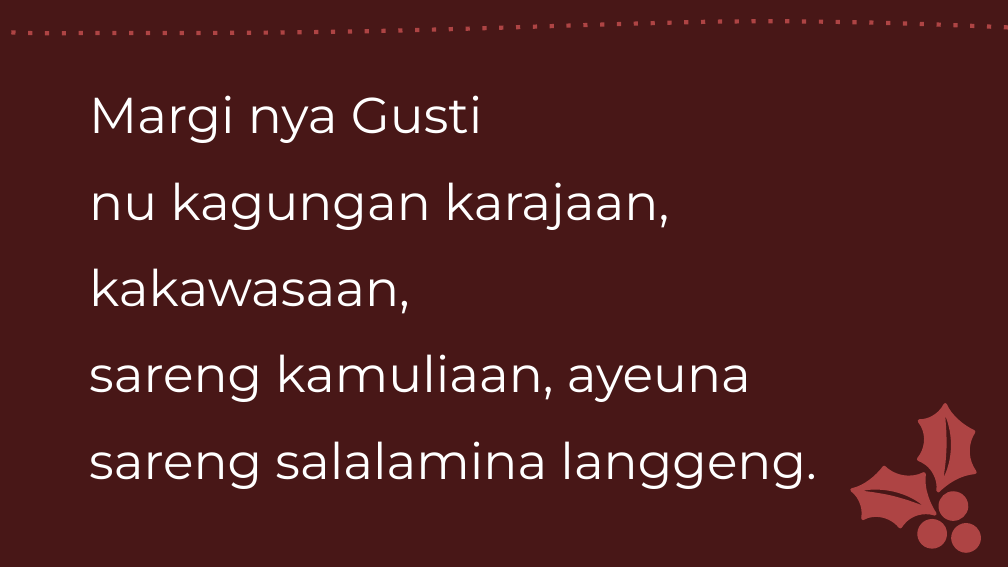
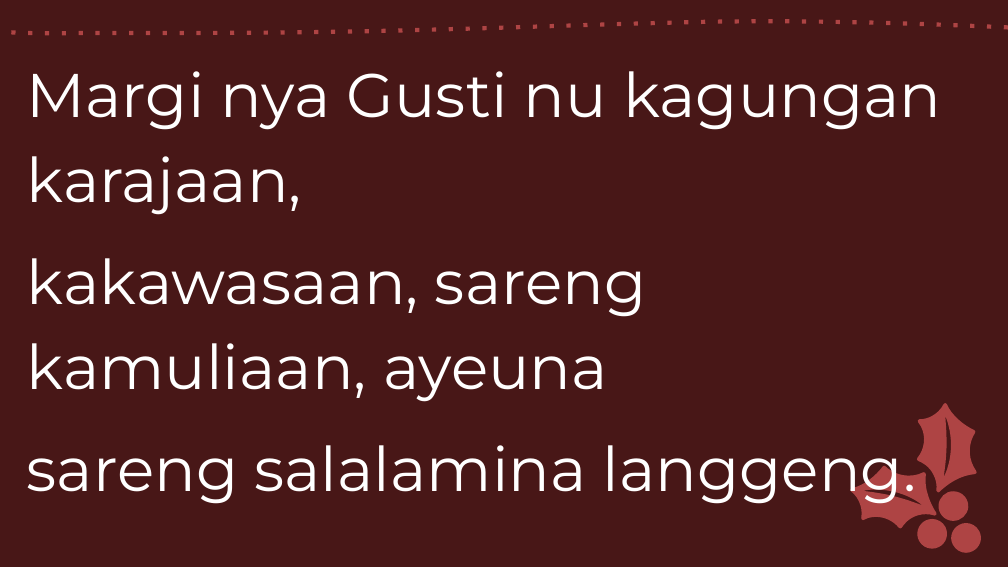
Before and after one commit to laurensius/Slide_Misa_KRC, a slide deck: slide 59 of 2020 12 tanggal 26 - 27/Misa Pesta Keluarga Kudus -Sunda.pptx. Drawn at 1008x567 pixels with LibreOffice and Linux fonts; fonts in the diff are those of the drawing. Boxes give left, top, right and bottom in pixels: in the first picture for what was removed or moved away, otherwise in the second. Text is boxed around its words. In the diff, an @@ line names an element or a change of style, - is before the commit and + after.

```diff
--- a/2020 12 tanggal 26 - 27/Misa Pesta Keluarga Kudus -Sunda.pptx
+++ b/2020 12 tanggal 26 - 27/Misa Pesta Keluarga Kudus -Sunda.pptx
@@ text "Margi nya Gusti nu kagungan ..." moved from (x1=89, y1=95, x2=816, y2=489) to (x1=27, y1=71, x2=941, y2=506) @@
@@ text at (x1=27, y1=71, x2=941, y2=402): text changed; size 36 to 44 pt @@
-Margi nya Gusti
-nu kagungan karajaan,
-kakawasaan,
-sareng kamuliaan, ayeuna
+Margi nya Gusti nu kagungan karajaan,
+kakawasaan, sareng kamuliaan, ayeuna
@@ text at (x1=27, y1=445, x2=916, y2=506): size 36 to 44 pt in "sareng salalamina langgeng." @@
```
Also in this commit, not shown: 68 other slides changed, 7 slides added, 7 slides removed, 5 other files.
